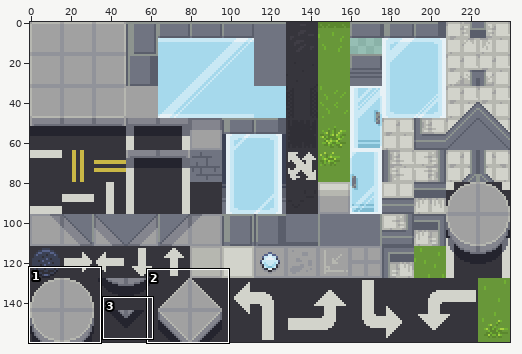
File history of a sprite sheet, Rooms/Area2/Assets/bg_city_01.png. The first picture is a wide view before the edit; the outline marks the close-up.
Close-up. The starting point:
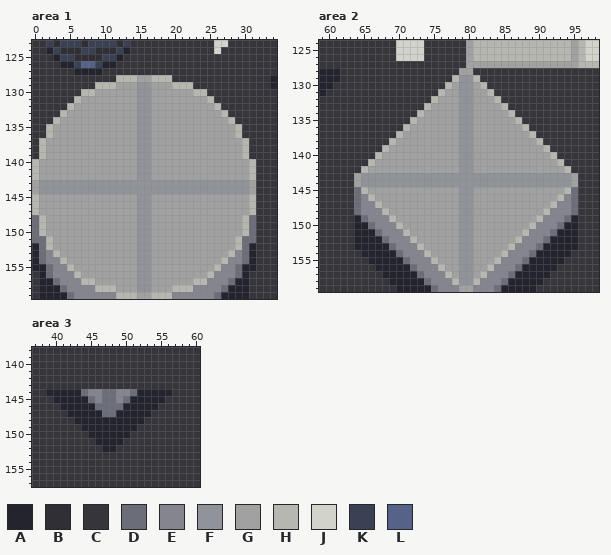
The file is 240x160 pixels. Colours within 5 levels of each other are drawn and written as one. Shown: area 1: x 0..34, y 123..159; area 2: x 59..98, y 124..159; area 3: x 37..60, y 138..157. The commit also changed other parts of the picture, which this record leaves out.
Palette (. is transparent): A #24242e  B #302f36  C #36353c  D #6b6d78  E #84858e  F #91939a  G #a1a1a1  H #b6b7b0  J #d2d3cb  K #3b4154  L #576289
After:
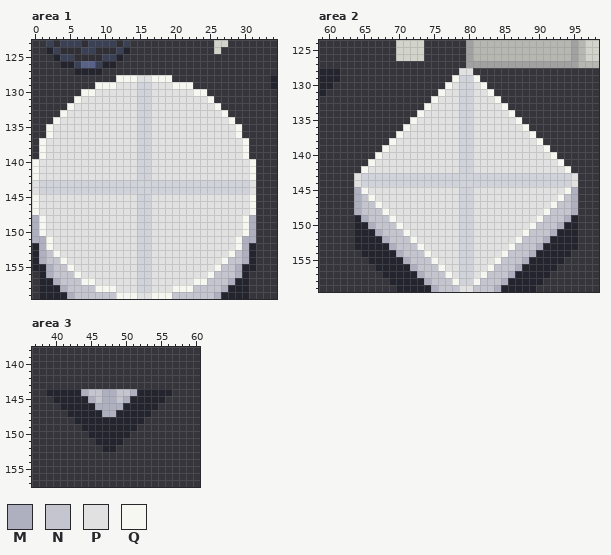
Colours new in this view: M #aeb0bf  N #c4c5ce  P #e1e1e1  Q #f6f7f0
The edit:
colour F: #91939a -> #d1d3da
Changed rows in their new state; - is a pixel that keeps its letter.
Area 1:
first column x 0:
128 ------------QQQPPQQQ------------
129 ---------QQQPPP--PPPQQQ---------
130 -------QQPPPPPP--PPPPPPQQ-------
131 ------QPPPPPPPP--PPPPPPPPQ------
132 -----QPPPPPPPPP--PPPPPPPPPQ-----
133 ----QPPPPPPPPPP--PPPPPPPPPPQ----
134 ---QPPPPPPPPPPP--PPPPPPPPPPPQ---
135 --QPPPPPPPPPPPP--PPPPPPPPPPPPQ--
136 --QPPPPPPPPPPPP--PPPPPPPPPPPPQ--
137 -QPPPPPPPPPPPPP--PPPPPPPPPPPPPQ-
138 -QPPPPPPPPPPPPP--PPPPPPPPPPPPPQ-
139 -QPPPPPPPPPPPPP--PPPPPPPPPPPPPQ-
140 QPPPPPPPPPPPPPP--PPPPPPPPPPPPPPQ
141 QPPPPPPPPPPPPPP--PPPPPPPPPPPPPPQ
142 QPPPPPPPPPPPPPP--PPPPPPPPPPPPPPQ
143 P------------------------------P
144 P------------------------------P
145 QPPPPPPPPPPPPPP--PPPPPPPPPPPPPPQ
146 QPPPPPPPPPPPPPP--PPPPPPPPPPPPPPQ
147 QPPPPPPPPPPPPPP--PPPPPPPPPPPPPPQ
148 MQPPPPPPPPPPPPP--PPPPPPPPPPPPPQM
149 MQPPPPPPPPPPPPP--PPPPPPPPPPPPPQM
150 MQPPPPPPPPPPPPP--PPPPPPPPPPPPPQM
151 MMQPPPPPPPPPPPP--PPPPPPPPPPPPQMM
152 -MQPPPPPPPPPPPP--PPPPPPPPPPPPQM-
153 -MNQPPPPPPPPPPP--PPPPPPPPPPPQNM-
154 -MNNQPPPPPPPPPP--PPPPPPPPPPQNNM-
155 --MNNQPPPPPPPPP--PPPPPPPPPQNNM--
156 --MNNNQPPPPPPPP--PPPPPPPPQNNNM--
157 ---MNNNQQPPPPPP--PPPPPPQQNNNM---
158 ----MNNNNQQQPPP--PPPQQQNNNNM----
159 -----MNNNNNNQQQPPQQQNNNNNNM-----
Area 2:
first column x 64:
128 ---------------PP---------------
129 --------------Q--Q--------------
130 -------------QP--PQ-------------
131 ------------QPP--PPQ------------
132 -----------QPPP--PPPQ-----------
133 ----------QPPPP--PPPPQ----------
134 ---------QPPPPP--PPPPPQ---------
135 --------QPPPPPP--PPPPPPQ--------
136 -------QPPPPPPP--PPPPPPPQ-------
137 ------QPPPPPPPP--PPPPPPPPQ------
138 -----QPPPPPPPPP--PPPPPPPPPQ-----
139 ----QPPPPPPPPPP--PPPPPPPPPPQ----
140 ---QPPPPPPPPPPP--PPPPPPPPPPPQ---
141 --QPPPPPPPPPPPP--PPPPPPPPPPPPQ--
142 -QPPPPPPPPPPPPP--PPPPPPPPPPPPPQ-
143 P------------------------------P
144 P------------------------------P
145 MQPPPPPPPPPPPPP--PPPPPPPPPPPPPQM
146 MNQPPPPPPPPPPPP--PPPPPPPPPPPPQNM
147 MNNQPPPPPPPPPPP--PPPPPPPPPPPQNNM
148 MNNNQPPPPPPPPPP--PPPPPPPPPPQNNNM
149 -MNNNQPPPPPPPPP--PPPPPPPPPQNNNM-
150 --MNNNQPPPPPPPP--PPPPPPPPQNNNM--
151 ---MNNNQPPPPPPP--PPPPPPPQNNNM---
152 ----MNNNQPPPPPP--PPPPPPQNNNM----
153 -----MNNNQPPPPP--PPPPPQNNNM-----
154 ------MNNNQPPPP--PPPPQNNNM------
155 -------MNNNQPPP--PPPQNNNM-------
156 --------MNNNQPP--PPQNNNM--------
157 ---------MNNNQP--PQNNNM---------
158 ----------MNNNQ--QNNNM----------
159 -----------MNNNPPNNNM-----------
Area 3:
first column x 44:
144 MNNMMNNM
145 -MNMMNM-
146 --MMMM--
147 ---MM---
Pixel boxes of the changes (left, top, right, bottom) in both close-ups:
changed: (32, 75, 256, 299)
changed: (354, 68, 578, 292)
changed: (81, 389, 137, 417)
